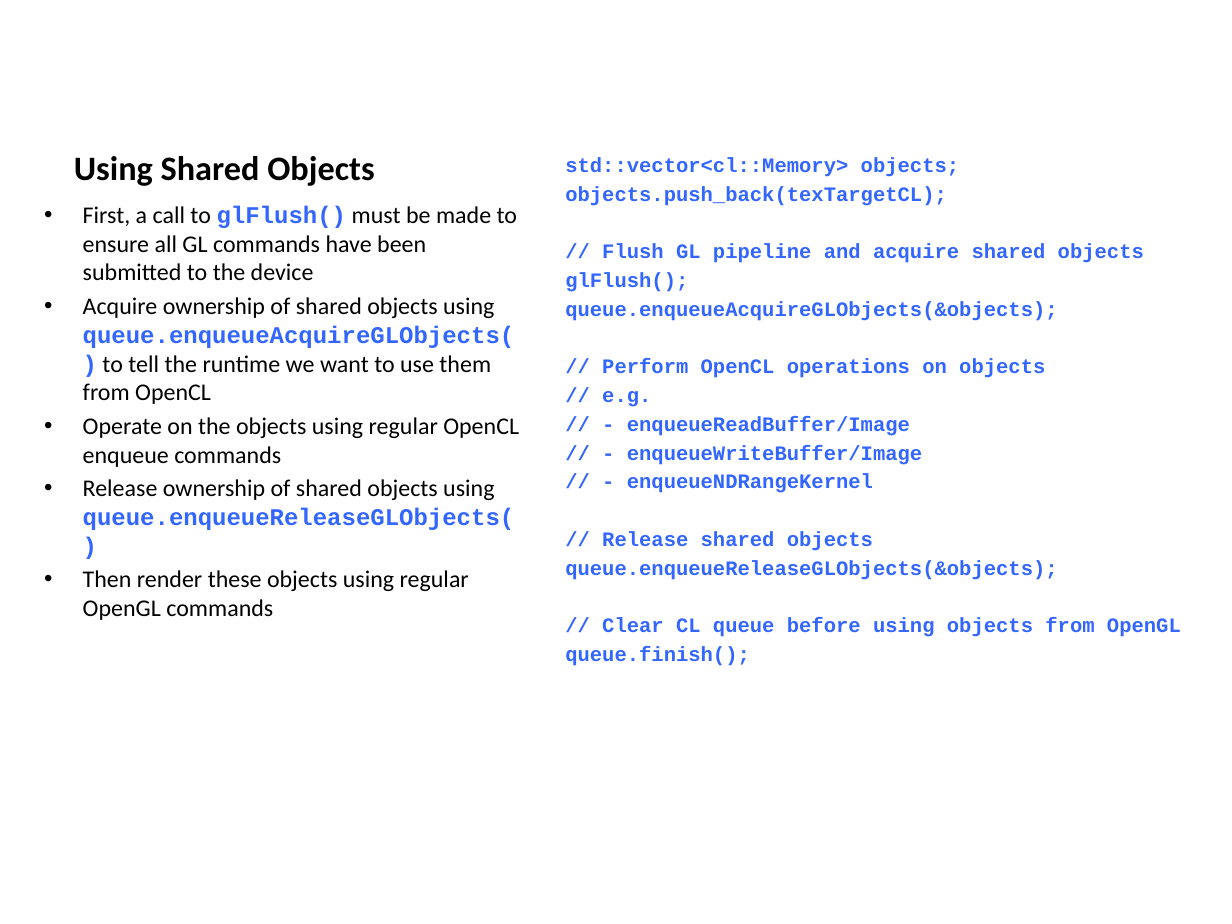
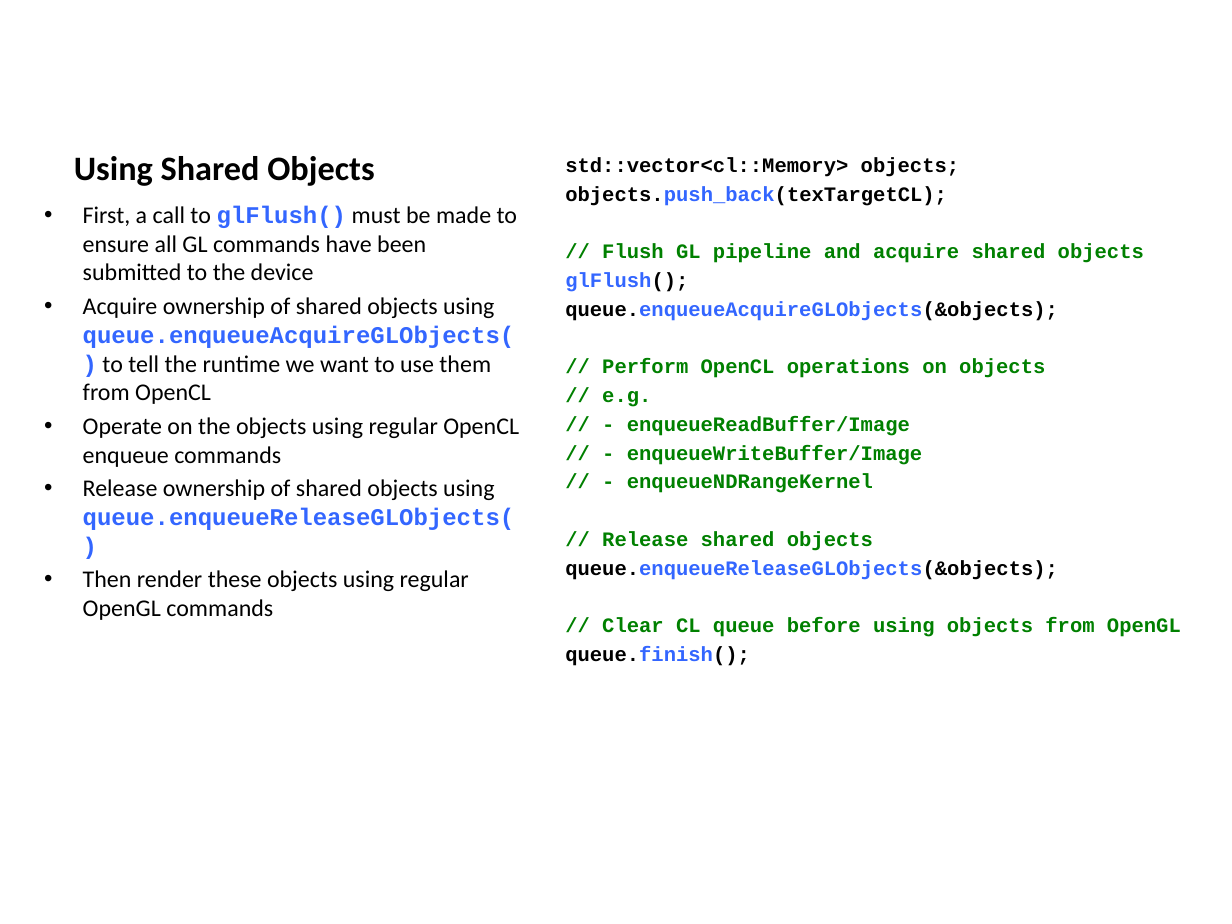
Before and after one commit to UoB-HPC/opencl-training-code, a slide deck: slide 10 of slides/advanced_part4.pptx. Drawn at 1232x924 pixels with LibreOffice and Linux fonts; fonts in the diff are those of the drawing. Boxes give left, top, right and bottom in pixels: in the first picture for what was removed or moved away, otherwise in the second. Text is boxed around its words. In the diff, an @@ line names an element or a change of style, - is before the commit and + after.

```diff
--- a/slides/advanced_part4.pptx
+++ b/slides/advanced_part4.pptx
@@ text "std::vector<cl::Memory> objects;" at box(565, 157, 1181, 666): text colour #3366FF to #000000 in "std::vector<cl::Memory> objects;", "objects.push_back(texTargetCL);", "glFlush();", "queue.enqueueAcquireGLObjects(&objects);" and 2 more places; text colour #3366FF to #008000 in "// Flush GL pipeline and acquire shared ...", "// Perform OpenCL operations on objects", "// e.g.", "// - enqueueReadBuffer/Image" and 4 more places @@
```
Also in this commit, not shown: 4 other slides changed, 3 other files.
